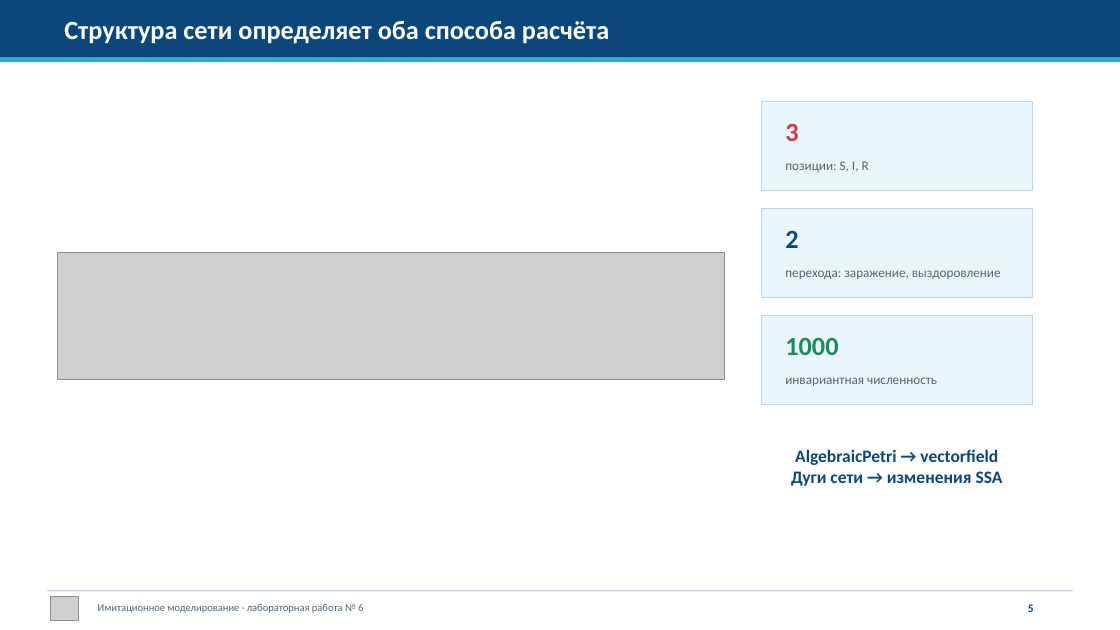
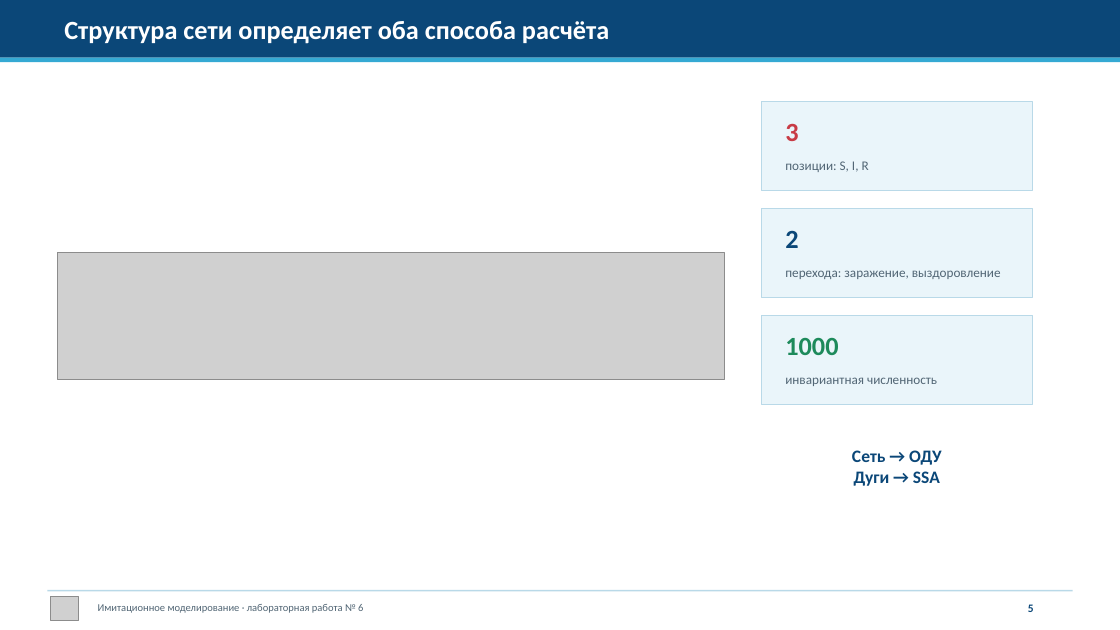
Before and after one commit to dakuokkonen1/study-2026-simulation-modeling, a slide deck: slide 5 of labs/lab06/presentation/simulation-modeling-lab06-presentation.pptx. Drawn at 1120x630 pixels with LibreOffice and Linux fonts; fonts in the diff are those of the drawing; grey boxes stand for pictures. Boxes give left, top, right and bottom in pixels: in the first picture for what was removed or moved away, otherwise in the second. Text is boxed around its words. In the diff, an @@ line names an element or a change of style, - is before the commit and + after.

```diff
--- a/labs/lab06/presentation/simulation-modeling-lab06-presentation.pptx
+++ b/labs/lab06/presentation/simulation-modeling-lab06-presentation.pptx
@@ text at [852, 450, 941, 486]: text changed @@
-AlgebraicPetri → vectorfield
-Дуги сети → изменения SSA
+Сеть → ОДУ
+Дуги → SSA
```
Also in this commit, not shown: 2 other slides changed, 1 other file.
